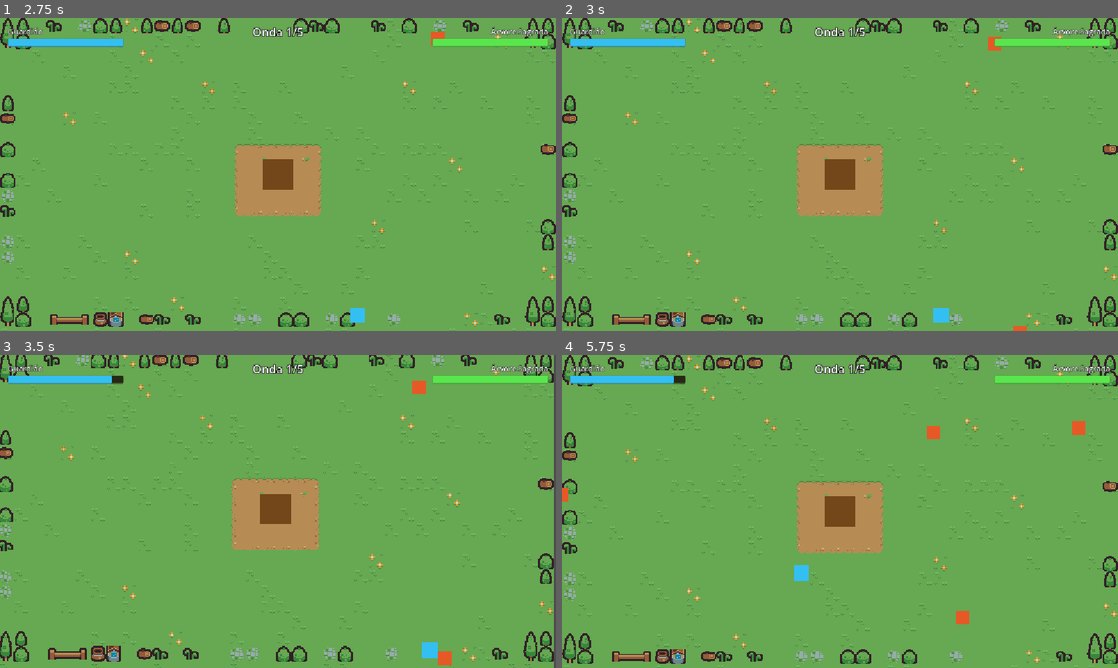
Above: before the commit, frames 1-4 (two rows, left to right).
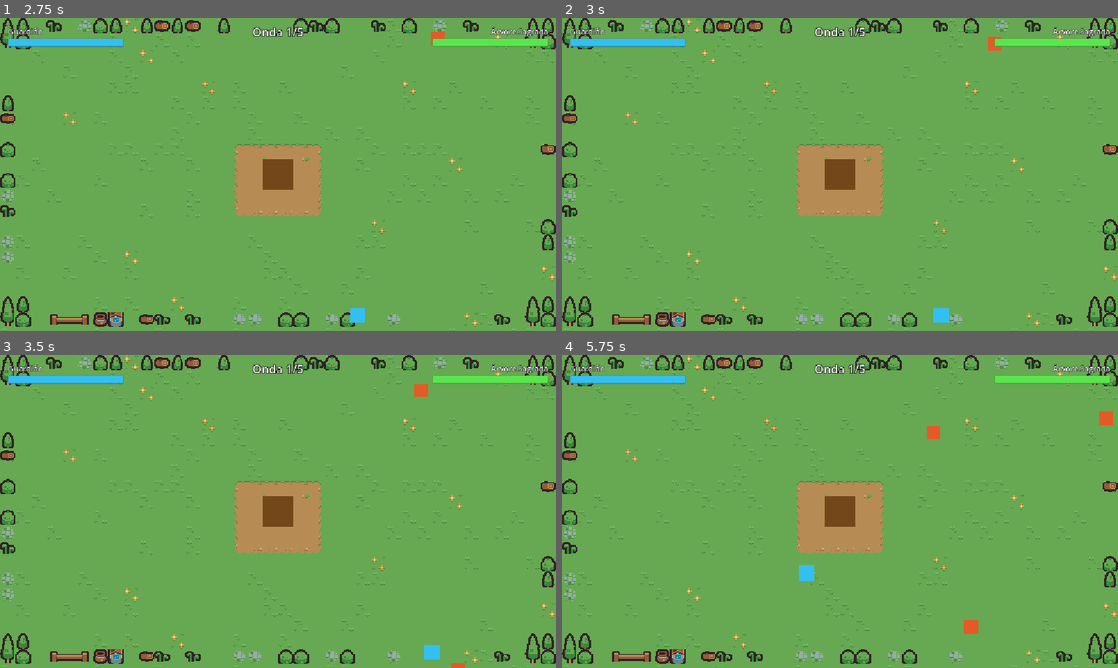
Above: after the commit, the same moments.

Repository: elian-sss/sentinela
Game: Godot game, scene res://cenas/telas/TelaInicial.tscn
Two runs of this game, one before a commit and one after it. Both use one fixed random seed, a clock stepped at 60 frames per second and the inputs below.
Inputs (mouse positions are in pixels of both pictures, inside the frame that each line leads up to):
- Up to frame 1 (2.75 s): click "Jogar" at 0.5 s; tap Enter at 1.25 s; move the mouse to (400, 158) at 1.27 s; hold D (mover_direita) 1.28-2.03 s; click (400, 158) at 1.35 s; move the mouse to (166, 190) at 2.02 s; hold S (mover_baixo) from 2.03 s (still down); tap Space (dash) at 2.1 s
- Up to frame 2 (3 s): move the mouse to (895, 105) at 2.77 s; release S (mover_baixo) at 2.78 s; hold D (mover_direita) from 2.78 s (still down); hold R (reiniciar) from 2.78 s (still down)
- Up to frame 3 (3.5 s): keep holding D (mover_direita); keep holding R (reiniciar)
- Up to frame 4 (5.75 s): move the mouse to (812, 574) at 3.52 s; release D (mover_direita) at 3.53 s; release R (reiniciar) at 3.53 s; hold W (mover_cima) 3.53-4.28 s; click (812, 574) at 3.6 s; move the mouse to (1006, 558) at 4.27 s; hold A (mover_esquerda) from 4.28 s (still down); tap Space (dash) at 4.35 s; move the mouse to (673, 464) at 5.02 s; tap R (reiniciar) at 5.1 s

Frame 1 is identical in both runs. In frame 2, less than 0.1% of the frame differs, in the area x 81-84%, y 98-100%; in frame 3, 8.1%, in the area x 0-100%, y 0-100%; in frame 4, 0.6%.

Commit message:
Deixa o jogo mais fácil no começo e suaviza a progressão das ondas

Diff:
--- a/cenas/jogo/balanceamento.gd
+++ b/cenas/jogo/balanceamento.gd
@@ -14,11 +14,12 @@
 const HEROI_COOLDOWN_ATAQUE: float = 0.3
 const HEROI_DISTANCIA_GOLPE: float = 34.0 ## do centro do herói ao centro da hitbox
 const HEROI_DURACAO_GOLPE: float = 0.1 ## tempo em que a hitbox fica ativa
-const HEROI_INVENCIBILIDADE: float = 0.8 ## depois de levar dano
+const HEROI_INVENCIBILIDADE: float = 1.0 ## depois de levar dano
 
 # ---------------------------------------------------------------- árvore
 
 const ARVORE_VIDA: int = 300
+const ARVORE_REGENERACAO_ENTRE_ONDAS: float = 0.1 ## fração da vida máxima curada ao fim de cada onda (menos a última)
 
 # ---------------------------------------------------------------- inimigos
 # As chaves de cada tipo são os nomes das variáveis em inimigo.gd.
@@ -31,14 +32,14 @@
 		"dano": 5,
 		"intervalo_ataque": 1.0,
 		"alcance_ataque": 56.0,
-		"dano_heroi": 10,
+		"dano_heroi": 8,
 		"raio_dano_heroi": 40.0,
 		"intervalo_dano_heroi": 1.0,
 	},
 	"motosserrista": {
 		"vida": 20,
-		"velocidade": 100.0,
-		"dano": 8,
+		"velocidade": 90.0,
+		"dano": 7,
 		"intervalo_ataque": 1.0,
 		"alcance_ataque": 56.0,
 		"dano_heroi": 15,
@@ -56,7 +57,7 @@
 const FOGO_RAIO_MAXIMO: float = 64.0
 const FOGO_VELOCIDADE_CRESCIMENTO: float = 3.0 ## pixels de raio por segundo
 const FOGO_ALCANCE_DANO_ARVORE: float = 40.0 ## além da borda do fogo
-const FOGO_DISTANCIA_MINIMA_ARVORE: float = 60.0
+const FOGO_DISTANCIA_MINIMA_ARVORE: float = 80.0
 const FOGO_DISTANCIA_MAXIMA_ARVORE: float = 100.0
 
 # ---------------------------------------------------------------- chefe (escavadeira)
@@ -66,7 +67,7 @@
 const CHEFE_TEMPO_AVANCO: float = 4.0
 const CHEFE_TEMPO_AVISO: float = 1.0
 const CHEFE_VELOCIDADE_INVESTIDA: float = 420.0
-const CHEFE_TEMPO_ATORDOADO: float = 2.0
+const CHEFE_TEMPO_ATORDOADO: float = 2.5
 const CHEFE_MULTIPLICADOR_DANO_ATORDOADO: int = 3
 const CHEFE_DANO_CONTATO_HEROI: int = 10
 const CHEFE_DANO_INVESTIDA_HEROI: int = 20
@@ -74,13 +75,13 @@
 const CHEFE_DANO_ARVORE: int = 10
 const CHEFE_INTERVALO_ATAQUE_ARVORE: float = 1.5
 const CHEFE_RAIO_CONTATO_ARVORE: float = 80.0
-const CHEFE_INTERVALO_INVOCACAO: float = 15.0
+const CHEFE_INTERVALO_INVOCACAO: float = 18.0
 const CHEFE_LENHADORES_POR_INVOCACAO: int = 2
 const CHEFE_DISTANCIA_INVOCACAO: float = 80.0
 
 # ---------------------------------------------------------------- itens e drops
 
-const DROP_CHANCE_BASE: float = 0.15
+const DROP_CHANCE_BASE: float = 0.2
 const DROP_BONUS_POR_DANO_ARVORE: float = 0.005 ## soma à chance por ponto de dano que o inimigo causou na árvore
 const DROP_CHANCE_MAXIMA: float = 0.4
 const DROP_FRACAO_ESCUDO: float = 0.2 ## entre os itens que caem, fração que é escudo
@@ -94,11 +95,11 @@
 # Uma entrada por onda: quantos inimigos de cada tipo e o intervalo entre um nascimento e outro.
 # Tipos: "lenhador", "motosserrista", "fogo", "chefe".
 
-const PAUSA_ENTRE_ONDAS: float = 3.0
+const PAUSA_ENTRE_ONDAS: float = 4.0
 const ONDAS: Array[Dictionary] = [
-	{"inimigos": {"lenhador": 5}, "intervalo": 1.5},
-	{"inimigos": {"lenhador": 8, "fogo": 2}, "intervalo": 1.2},
-	{"inimigos": {"motosserrista": 10}, "intervalo": 1.0},
-	{"inimigos": {"lenhador": 8, "motosserrista": 8, "fogo": 3}, "intervalo": 0.8},
+	{"inimigos": {"lenhador": 4}, "intervalo": 2.0},
+	{"inimigos": {"lenhador": 6, "fogo": 2}, "intervalo": 1.5},
+	{"inimigos": {"lenhador": 4, "motosserrista": 8}, "intervalo": 1.1},
+	{"inimigos": {"lenhador": 6, "motosserrista": 8, "fogo": 3}, "intervalo": 0.9},
 	{"inimigos": {"chefe": 1}, "intervalo": 1.0},
 ]
--- a/cenas/jogo/gerente_do_jogo.gd
+++ b/cenas/jogo/gerente_do_jogo.gd
@@ -16,6 +16,7 @@
 	arvore.destruida.connect(_perder)
 	heroi.morreu.connect(_perder)
 	gerente_de_ondas.vitoria.connect(_vencer)
+	gerente_de_ondas.onda_concluida.connect(_regenerar_arvore)
 
 
 func _perder() -> void:
@@ -25,6 +26,12 @@
 	derrota.emit(gerente_de_ondas.onda_atual())
 
 
+## Ao fim de cada onda, menos a última, a árvore recupera uma parte da vida.
+func _regenerar_arvore(onda: int) -> void:
+	if onda < gerente_de_ondas.total_de_ondas():
+		arvore.curar(int(arvore.vida_maxima * Balanceamento.ARVORE_REGENERACAO_ENTRE_ONDAS))
+
+
 func _vencer() -> void:
 	if _partida_encerrada:
 		return
